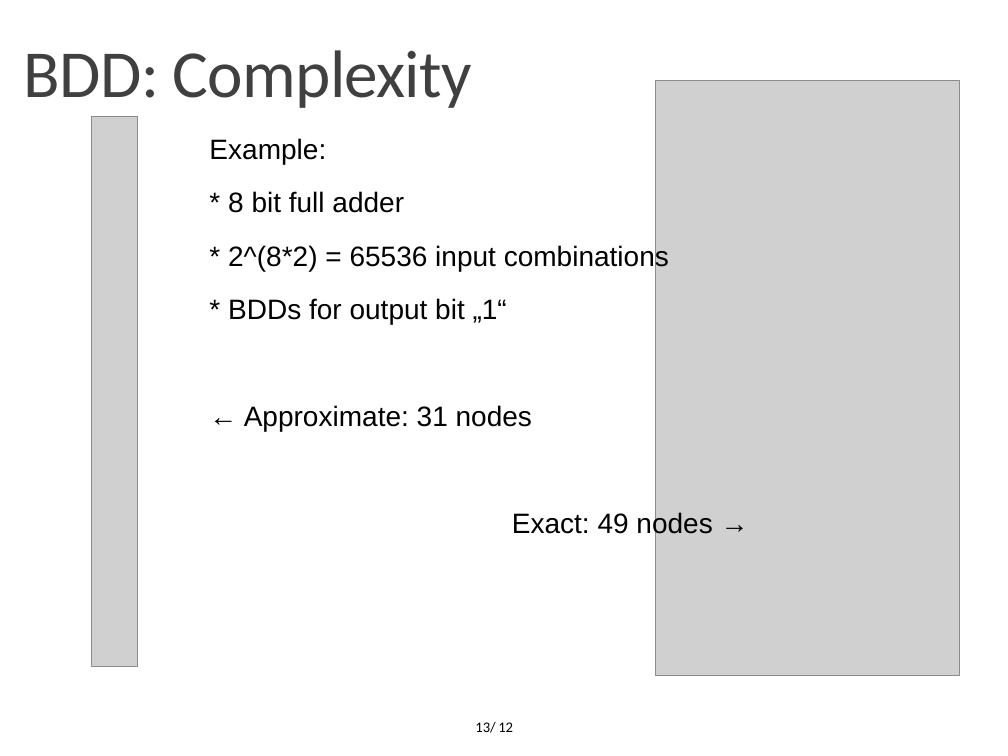
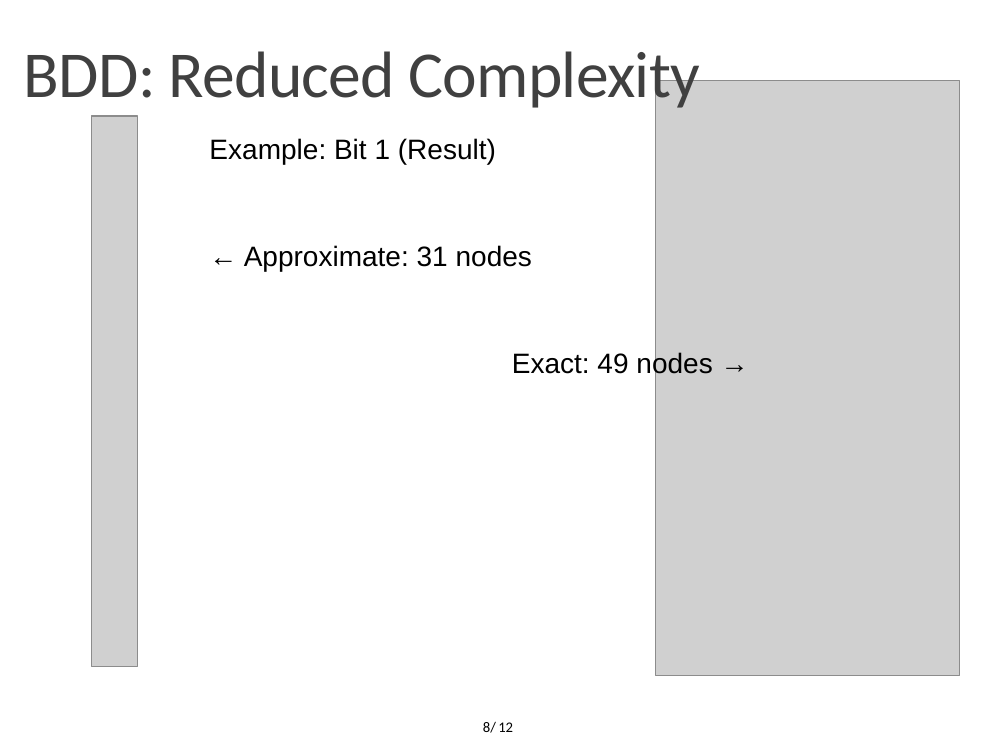
Before and after one commit to OrionLightning/Approximate-Circuit, a slide deck: slide 8 of Presentation Slides/Second Midterm (11-01-2022)/Midterm 11-01-2022.pptx (slide 13 before the commit). Drawn at 1008x756 pixels with LibreOffice and Linux fonts; fonts in the diff are those of the drawing; grey boxes stand for pictures; background and template pictures are left out. Boxes give left, top, right and bottom in pixels: in the first picture for what was removed or moved away, otherwise in the second. Text is boxed around its words. In the diff, an @@ line names an element or a change of style, - is before the commit and + after.

```diff
--- a/Presentation Slides/Second Midterm (11-01-2022)/Midterm 11-01-2022.pptx
+++ b/Presentation Slides/Second Midterm (11-01-2022)/Midterm 11-01-2022.pptx
@@ text at [24, 51, 700, 113]: text changed; size 48 to 46.8 pt @@
-BDD: Complexity
+BDD: Reduced Complexity
@@ text at [209, 138, 496, 164]: text changed @@
-Example:
-* 8 bit full adder
-* 2^(8*2) = 65536 input combinations
-* BDDs for output bit „1“
+Example: Bit 1 (Result)
@@ page number at [483, 721, 496, 733]: text changed @@
-13/
+8/
```
Also in this commit, not shown: 10 other slides changed, 1 slide added, 12 slides removed, 1 other file.
